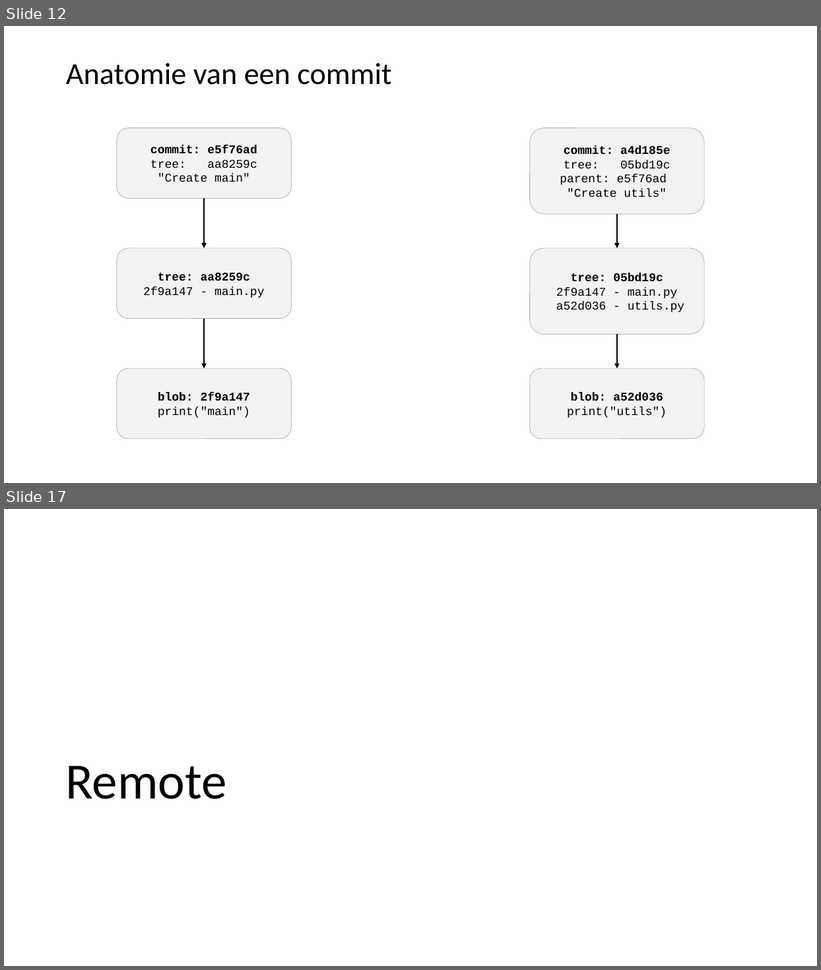
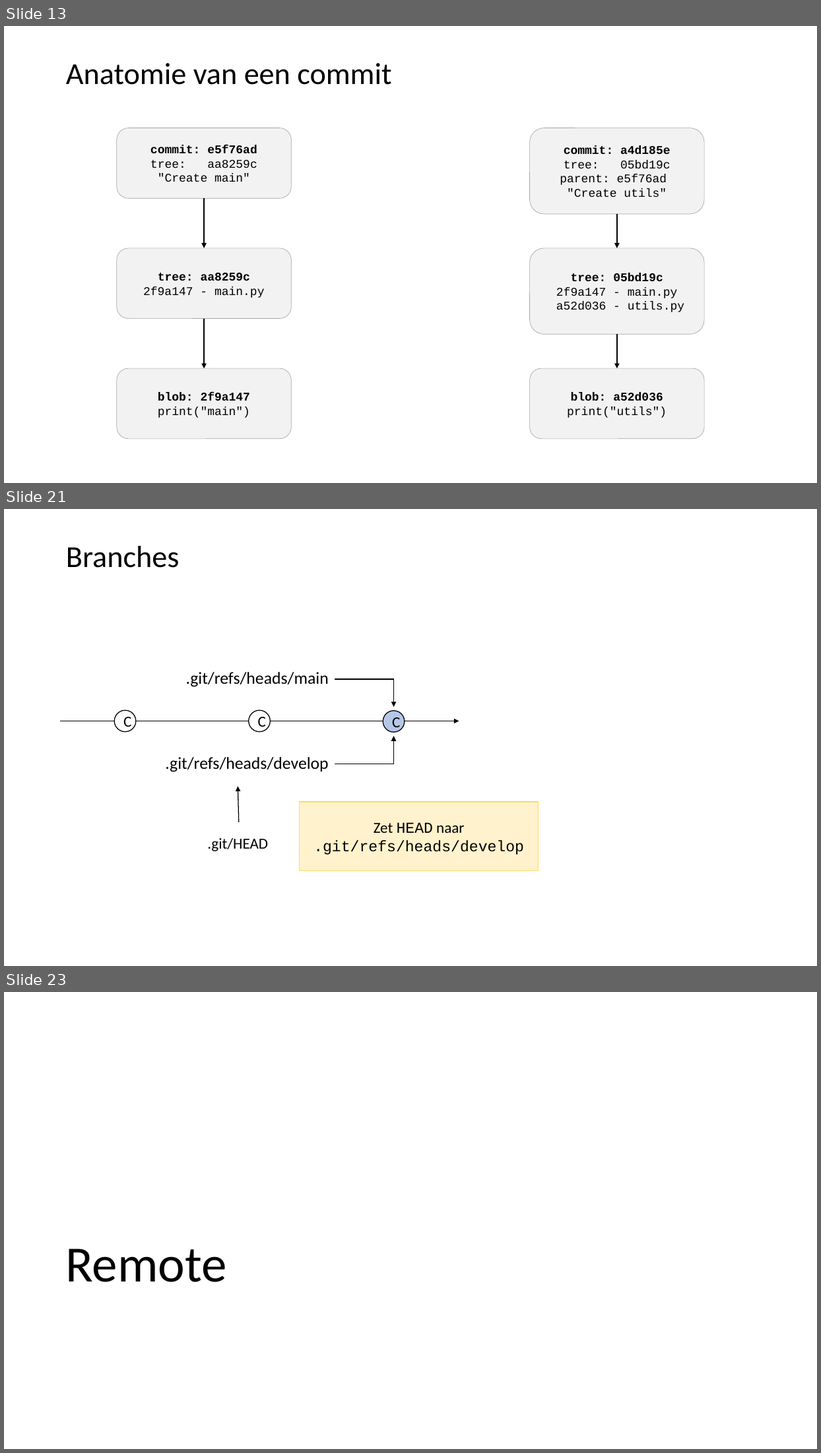
Before and after one commit to LFKoning/knowledge-sharing, a slide deck: git/1_basics/git_basic.pptx. Shown one above the other, each under a label of ours: slides 12 and 17 before the commit, slides 13, 21 and 23 after it; the slides between them are not shown. The pictures are 821x970 and 821x1453 pixels, drawn with LibreOffice and Linux fonts; fonts in the diff are those of the drawing. Boxes give left, top, right and bottom in pixels: in the first picture for what was removed or moved away, otherwise in the second. Text is boxed around its words. In the diff, an @@ line names an element or a change of style, - is before the commit and + after.

```diff
--- a/git/1_basics/git_basic.pptx
+++ b/git/1_basics/git_basic.pptx
@@ slide 21 added at (x1=4, y1=509, x2=817, y2=966), background #FFFFFF @@
@@ title added at (x1=66, y1=546, x2=179, y2=568), 36 pt, text #000000 @@
+Branches
@@ text added at (x1=186, y1=672, x2=329, y2=687), 20 pt, text #000000 @@
+.git/refs/heads/main
@@ elbow arrow added from (335, 679) to (394, 707), #000000 1 pt @@
@@ group added at (x1=60, y1=710, x2=459, y2=732): 3 ellipses, 1 arrow @@
+C
+C
+C
@@ elbow arrow added from (335, 764) to (394, 737), #000000 1 pt @@
@@ text added at (x1=165, y1=757, x2=328, y2=772), 20 pt, text #000000 @@
+.git/refs/heads/develop
@@ arrow added from (239, 823) to (238, 787), #000000 1 pt @@
@@ rectangle added at (x1=300, y1=803, x2=539, y2=871), fill #FFF2CC, outline #FFD966 1 pt, 18 pt, text #000000 @@
+Zet HEAD naar
+.git/refs/heads/develop
@@ rectangle added at (x1=178, y1=826, x2=298, y2=861), fill #FFFFFF, outline #FFFFFF 1 pt, 18 pt, text #000000 @@
+.git/HEAD
@@ what was slide 12 is now slide 13 @@
@@ what was slide 17 is now slide 23 @@
```
Also in this commit, not shown: 4 slides changed, 7 other slides added, 2 slides removed.
